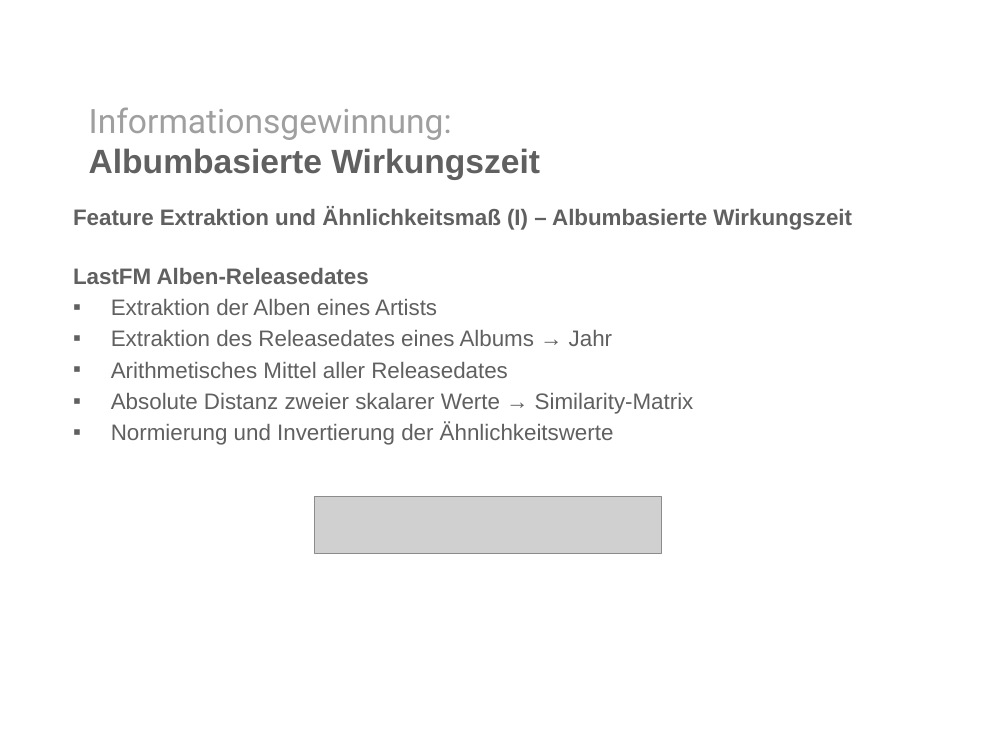
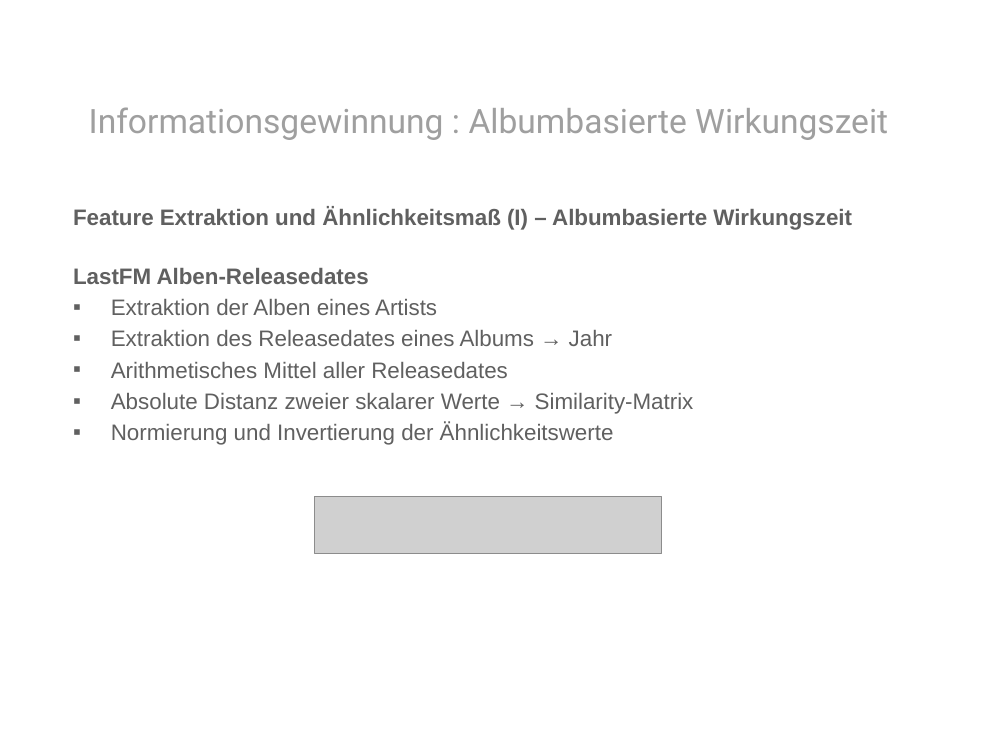
Before and after one commit to rohanprojects/mirlastfm, a slide deck: slide 7 of presentation/presentation.pptx. Drawn at 1008x756 pixels with LibreOffice and Linux fonts; fonts in the diff are those of the drawing; grey boxes stand for pictures; background and template pictures are left out. Boxes give left, top, right and bottom in pixels: in the first picture for what was removed or moved away, otherwise in the second. Text is boxed around its words. In the diff, an @@ line names an element or a change of style, - is before the commit and + after.

```diff
--- a/presentation/presentation.pptx
+++ b/presentation/presentation.pptx
@@ text at (89,107,888,140): text changed; font Arial to Roboto; text colour #606060 to #9F9F9F; bold off @@
-Informationsgewinnung:
-Albumbasierte Wirkungszeit
+Informationsgewinnung : Albumbasierte Wirkungszeit
```
Also in this commit, not shown: 5 other slides changed.
